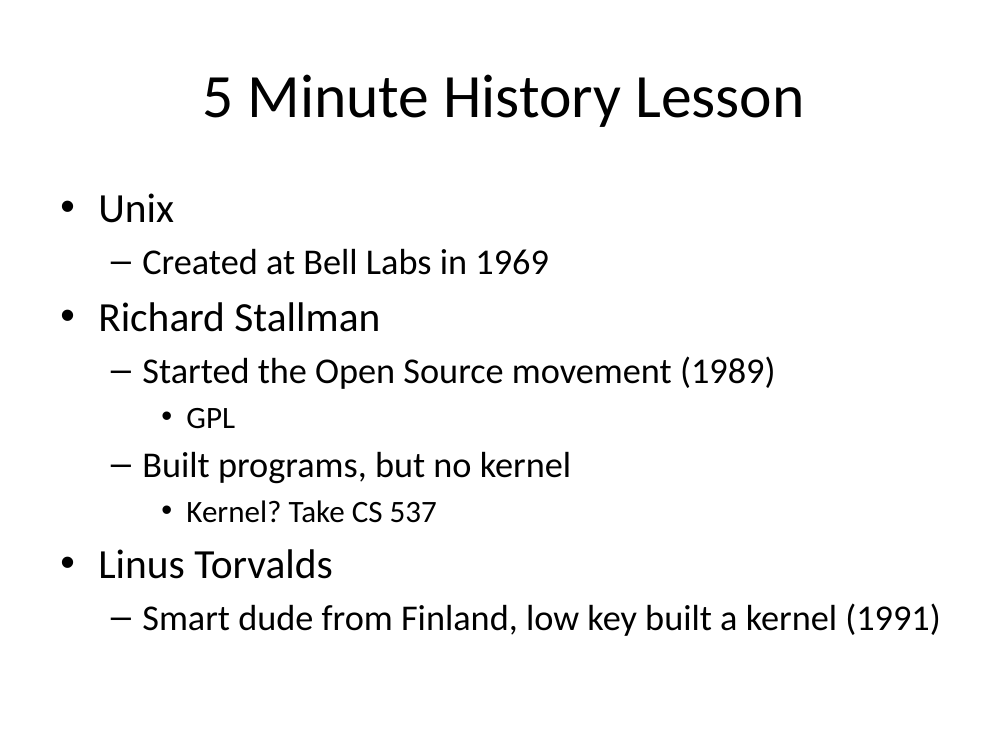
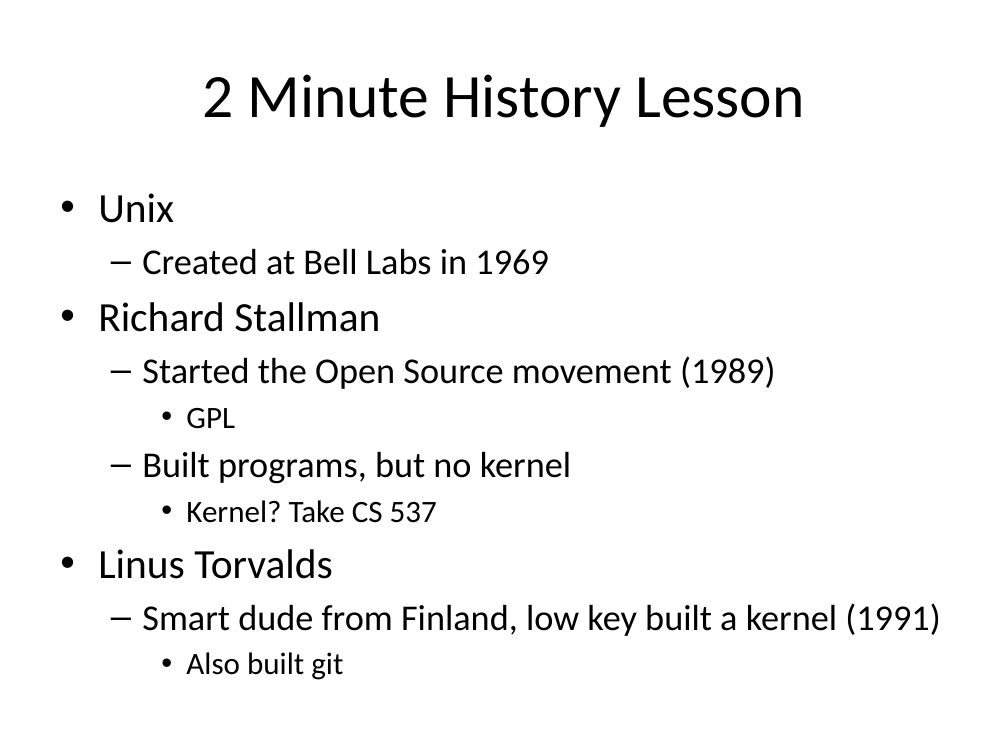
Before and after one commit to uwmadisonieee/Tutorials, a slide deck: slide 3 of Linux/Linux_101.pptx (slide 2 before the commit). Drawn at 1008x756 pixels with LibreOffice and Linux fonts; fonts in the diff are those of the drawing. Boxes give left, top, right and bottom in pixels: in the first picture for what was removed or moved away, otherwise in the second. Text is boxed around its words. In the diff, an @@ line names an element or a change of style, - is before the commit and + after.

```diff
--- a/Linux/Linux_101.pptx
+++ b/Linux/Linux_101.pptx
@@ title at (202, 74, 804, 127): text changed @@
-5 Minute History Lesson
+2 Minute History Lesson
@@ text at (186, 652, 343, 680): paragraph added @@
+    • Also built git
```
Also in this commit, not shown: 6 other slides changed, 7 slides added, 8 slides removed, 2 other files.
